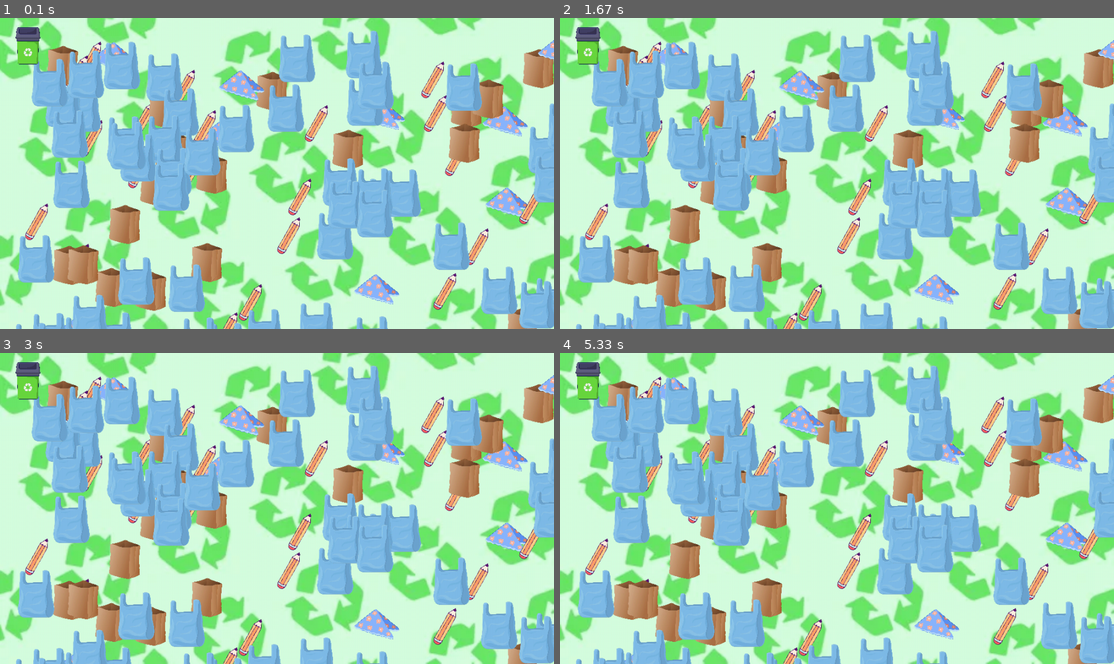
Above: before the commit, frames 1-4 (two rows, left to right).
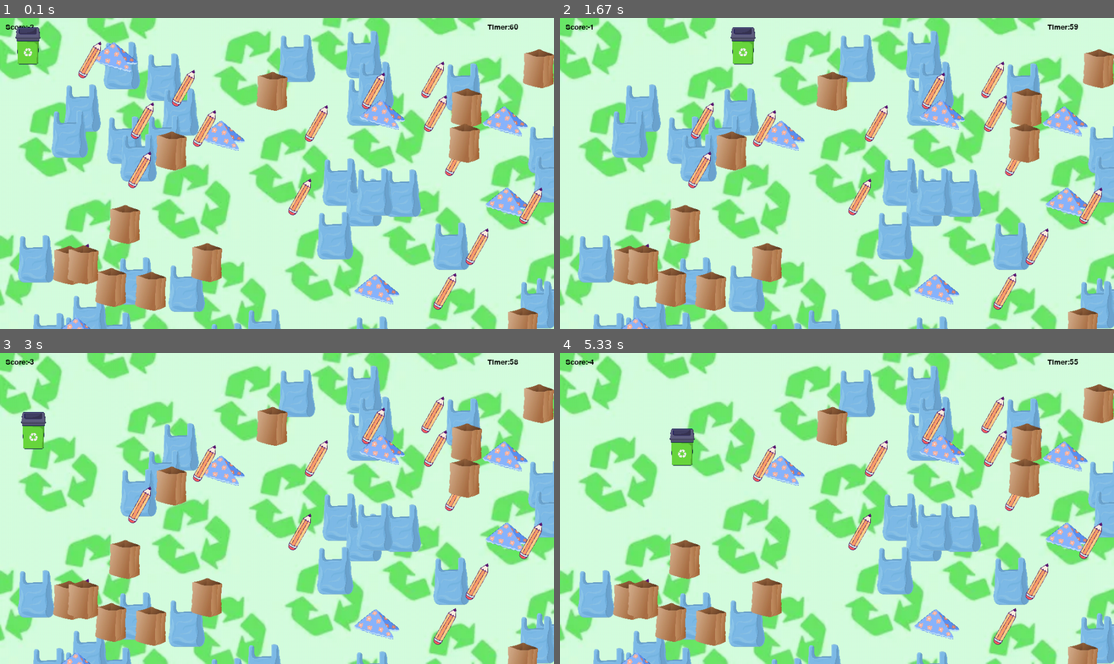
Above: after the commit, the same moments.

Repository: erina-ameen/Pygame
Game: pygame game, started from Recycle Marathon/recyclemarathon.py
The game is run twice, just before and just after one commit, with the same random seed, the same clock (stepped at 60 frames per second) and the same inputs.
Inputs:
- Up to frame 1 (0.1 s): no input
- Up to frame 2 (1.67 s): hold Right 0.33-0.8 s; hold Up 0.83-1.13 s; hold Right 1.17-1.63 s
- Up to frame 3 (3 s): hold Left 1.67-2.2 s; hold Down 2.23-2.53 s; hold Left 2.57-2.97 s
- Up to frame 4 (5.33 s): hold Up 3-3.37 s; hold Right 3.4-4.03 s; hold Down 4.07-4.43 s; hold Left 4.47-4.93 s; hold Right from 4.97 s (still down)

The runs differ from the first frame. In frame 1, 14% of the frame differs, in the area x 1-100%, y 1-100%; in frame 2, 16%; in frame 3, 18%; in frame 4, 20%.

Commit message:
recyclemarathon.py

Diff:
--- a/Recycle Marathon/recyclemarathon.py
+++ b/Recycle Marathon/recyclemarathon.py
@@ -6,6 +6,11 @@
 HEIGHT=563
 
 screen=pygame.display.set_mode((WIDTH,HEIGHT))
+
+timer=time.time()
+score=0
+font1=pygame.font.SysFont("Comic Sans", 20)
+scoretxt=font1.render("Score:"+str(score),True,"black")
 
 def background(image):
     bg=pygame.image.load(image)
@@ -19,6 +24,16 @@
         self.image=pygame.image.load("bin.png")
         self.image=pygame.transform.scale(self.image,(100,108))
         self.rect=self.image.get_rect()
+
+    def UP_DOWN(self,speed):
+        self.rect.move_ip(0,speed)
+        if self.rect.top<=0 or self.rect.bottom>=563:
+            self.rect.move_ip(0,-speed)
+
+    def LEFT_RIGHT(self, speed):
+        self.rect.move_ip(speed,0)
+        if self.rect.left<=0 or self.rect.right>=1000:
+            self.rect.move_ip(-speed,0)
 
 #class for recyclable objects
 class robjects(pygame.sprite.Sprite):
@@ -42,33 +57,67 @@
 ngroup=pygame.sprite.Group()
 allgroup=pygame.sprite.Group()
 
-for i in range(50):
+for i in range(35):
+    nobj=nobjects()
+    nobj.rect.x=random.randint(10,990)
+    nobj.rect.y=random.randint(10,553)
+    ngroup.add(nobj)
+    allgroup.add(nobj)
+
+for i in range(35):
     obj=robjects(random.choice(recs))
     obj.rect.x=random.randint(10,990)
     obj.rect.y=random.randint(10,553)
     rgroup.add(obj)
     allgroup.add(obj)
 
-for i in range(50):
-    nobj=nobjects()
-    nobj.rect.x=random.randint(10,990)
-    nobj.rect.y=random.randint(10,553)
-    ngroup.add(nobj)
-    allgroup.add(nobj)
-
 bin=binning()
 allgroup.add(bin)
 
 clock=pygame.time.Clock()
 run=True
+velocity=10
+
 while run:
     clock.tick(30)
     for event in pygame.event.get():
         if event.type==QUIT:
-            run-False
+            run=False
+    timetaken=time.time()-timer
 
-    background("recyclebg.png")
-    allgroup.draw(screen)
+    if timetaken>=60:
+        if score>=20:
+            youwin=pygame.image.load("youwin.png")
+            screen.blit(youwin, (0,0))
+        else:
+            gameover=pygame.image.load("gameover.png")
+            screen.blit(gameover, (0,0))
+    else:
+        press_key=pygame.key.get_pressed()
+
+        if press_key[K_LEFT]:
+            bin.LEFT_RIGHT(-velocity)
+        if press_key[K_RIGHT]:
+            bin.LEFT_RIGHT(velocity)
+        if press_key[K_UP]:
+            bin.UP_DOWN(-velocity)
+        if press_key[K_DOWN]:
+            bin.UP_DOWN(velocity)
+        bin_hit_rec=pygame.sprite.spritecollide(bin,rgroup,True)
+        bin_hit_nonrec=pygame.sprite.spritecollide(bin,ngroup,True)
+        background("recyclebg.png")
+
+        for i in bin_hit_rec:
+            score+=1
+            scoretxt=font1.render("Score:"+str(score),True,"black")
+        for i in bin_hit_nonrec:
+            score-=1
+            scoretxt=font1.render("Score:"+str(score),True,"black")
+
+        screen.blit(scoretxt,(10,10))
+        countdown=font1.render("Timer:"+str(60-int(timetaken)),True,"black")
+        screen.blit(countdown,(880,10))
+        allgroup.draw(screen)
     pygame.display.update()
 
 pygame.quit()
